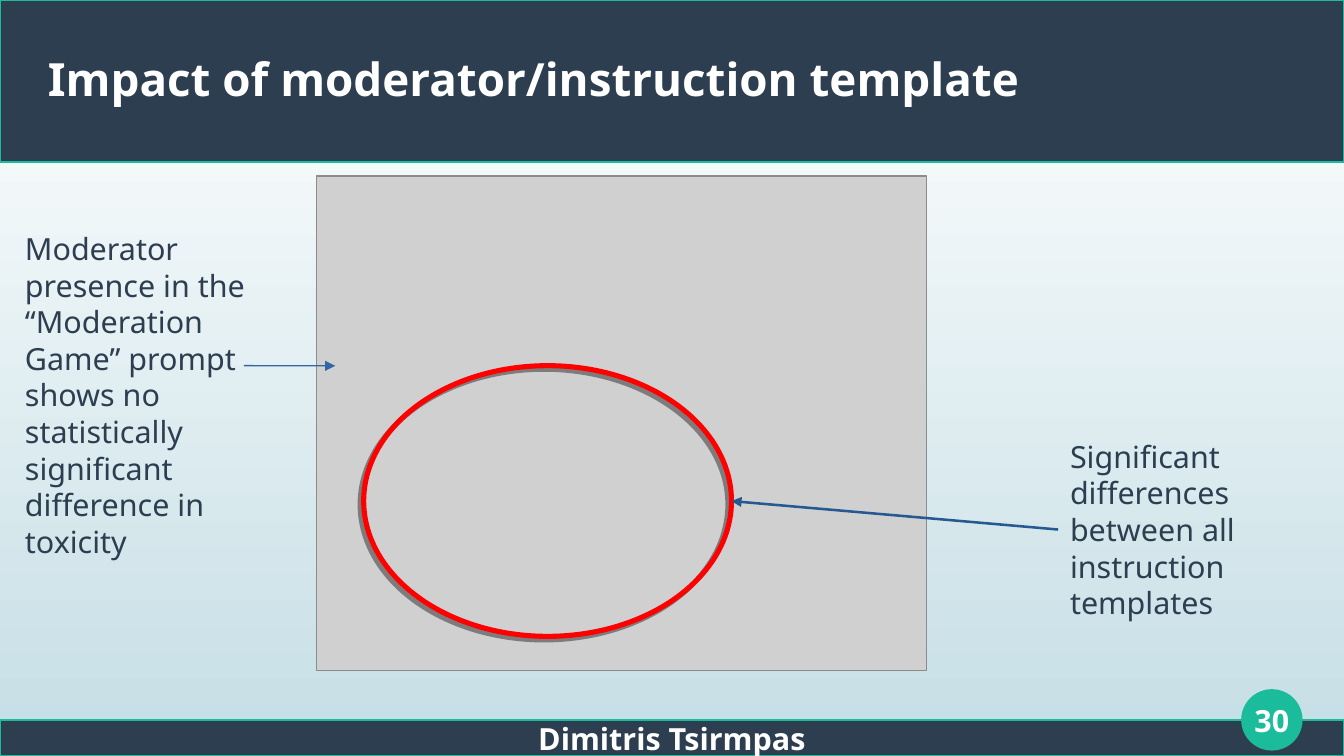
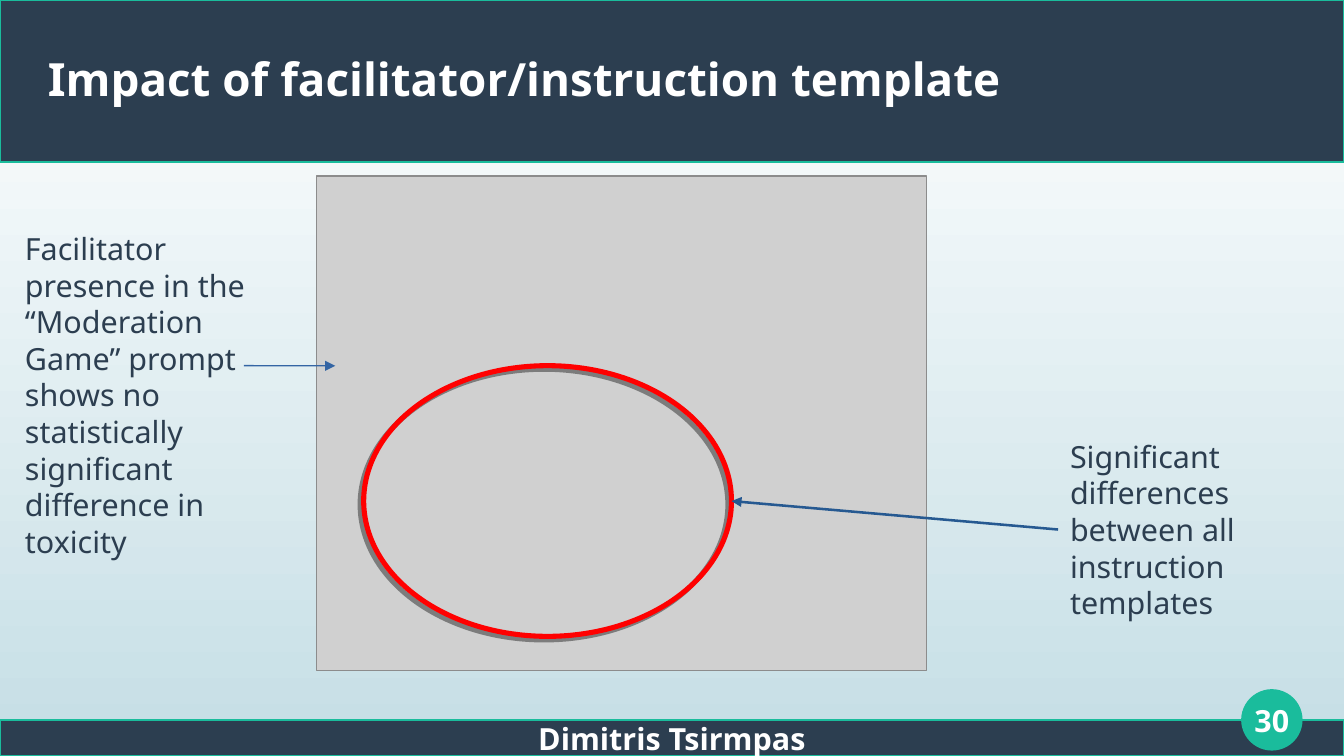
Before and after one commit to dimits-ts/llm_moderation_research, a slide deck: slide 30 of presentations/thesis.odp. Drawn at 1344x756 pixels with LibreOffice and Linux fonts; fonts in the diff are those of the drawing; grey boxes stand for pictures. Boxes give left, top, right and bottom in pixels: in the first picture for what was removed or moved away, otherwise in the second. Text is boxed around its words. In the diff, an @@ line names an element or a change of style, - is before the commit and + after.

```diff
--- a/presentations/thesis.odp
+++ b/presentations/thesis.odp
@@ title at (48,61,1000,107): text changed @@
-Impact of moderator/instruction template
+Impact of facilitator/instruction template
@@ text at (25,237,245,561): text changed @@
-Moderator presence in the “Moderation Game” prompt shows no statistically significant difference in toxicity
+Facilitator presence in the “Moderation Game” prompt shows no statistically significant difference in toxicity
```
Also in this commit, not shown: 17 other slides changed, 3 slides added, 1 slide removed.
